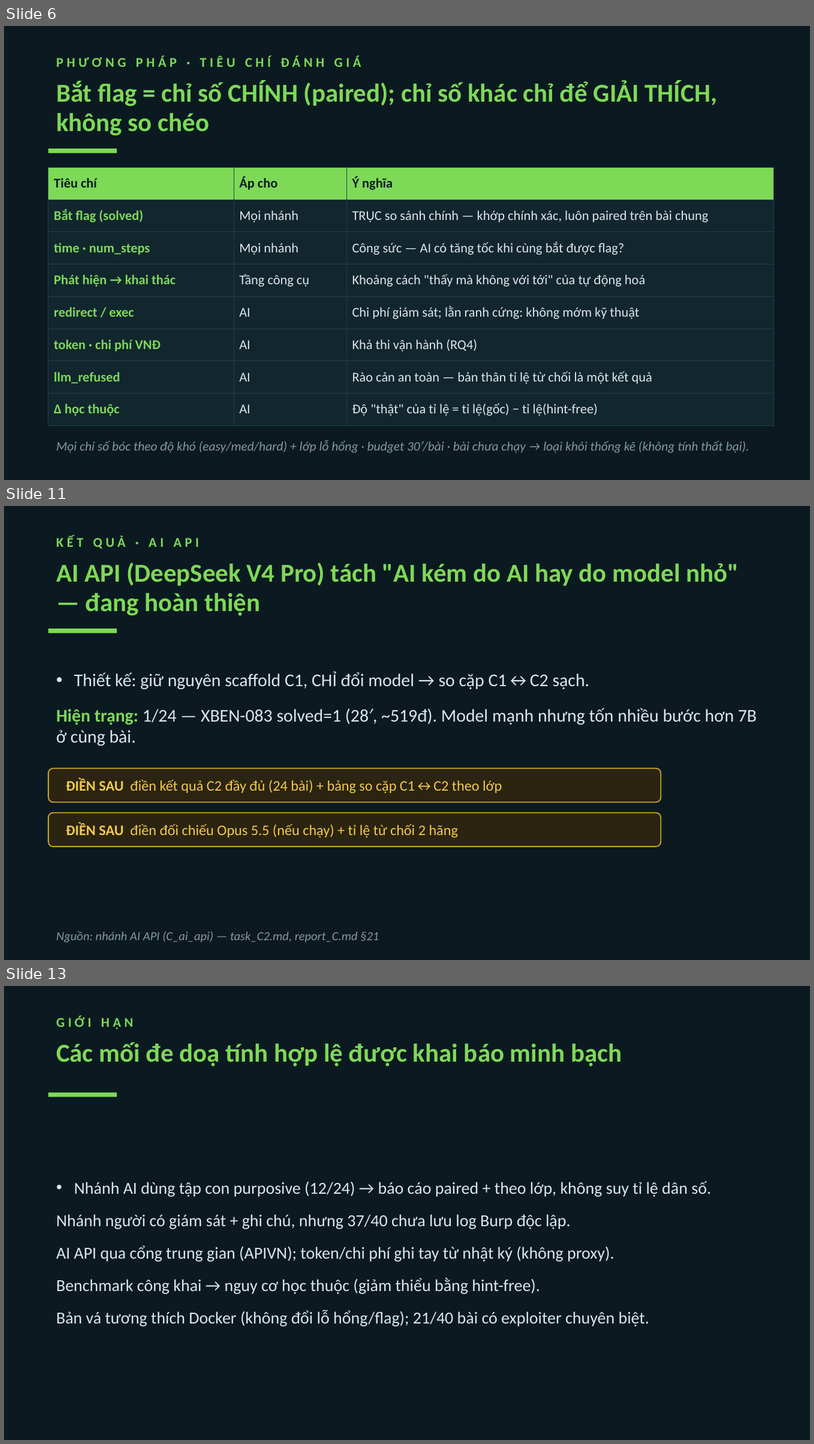
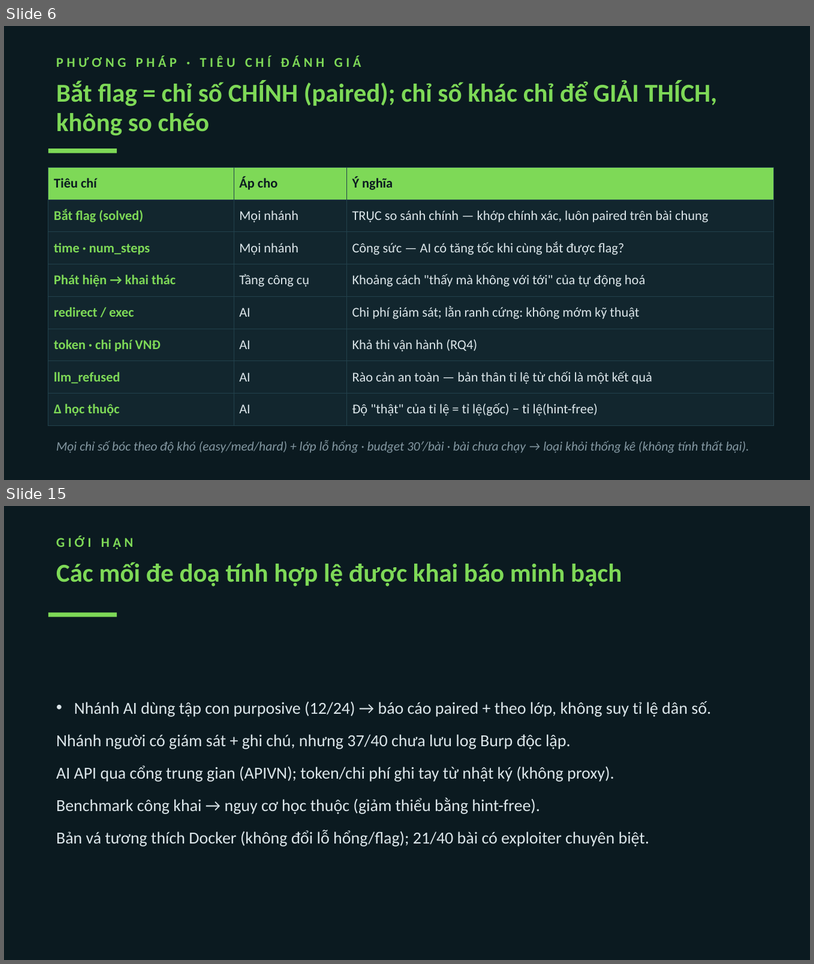
Before and after one commit to VuNguyenBinh/KLTN-FA26, a slide deck: Slide/KTLN_slide.pptx. Shown one above the other, each under a label of ours: slides 6, 11 and 13 before the commit, slides 6 and 15 after it; the slides between them are not shown. The pictures are 814x1444 and 814x964 pixels, drawn with LibreOffice and Linux fonts; fonts in the diff are those of the drawing. Boxes give left, top, right and bottom in pixels: in the first picture for what was removed or moved away, otherwise in the second. Text is boxed around its words. In the diff, an @@ line names an element or a change of style, - is before the commit and + after.

```diff
--- a/Slide/KTLN_slide.pptx
+++ b/Slide/KTLN_slide.pptx
@@ slide 11 removed at bbox=[4, 506, 810, 960], background #0B1A20 @@
@@ text removed at bbox=[56, 535, 200, 549] @@
-KẾT QUẢ · AI API
@@ text removed at bbox=[56, 562, 740, 616] @@
-AI API (DeepSeek V4 Pro) tách "AI kém do AI hay do model nhỏ" — đang hoàn thiện
@@ rectangle removed at bbox=[48, 628, 117, 633] @@
@@ text removed at bbox=[56, 671, 757, 745] @@
-• Thiết kế: giữ nguyên scaffold C1, CHỈ đổi model → so cặp C1↔C2 sạch.
-Hiện trạng: 1/24 — XBEN-083 solved=1 (28′, ~519đ). Model mạnh nhưng tốn nhiều bước hơn 7B ở cùng bài.
@@ rounded rectangle removed at bbox=[48, 768, 661, 802] @@
@@ text removed at bbox=[66, 779, 502, 793] @@
-ĐIỀN SAU điền kết quả C2 đầy đủ (24 bài) + bảng so cặp C1↔C2 theo lớp
@@ rounded rectangle removed at bbox=[48, 813, 661, 846] @@
@@ text removed at bbox=[66, 823, 458, 837] @@
-ĐIỀN SAU điền đối chiếu Opus 5.5 (nếu chạy) + tỉ lệ từ chối 2 hãng
@@ text removed at bbox=[56, 930, 379, 942] @@
-Nguồn: nhánh AI API (C_ai_api) — task_C2.md, report_C.md §21
@@ what was slide 13 is now slide 15 @@
```
Also in this commit, not shown: 6 slides changed, 5 slides added, 2 other slides removed, 4 other files.
